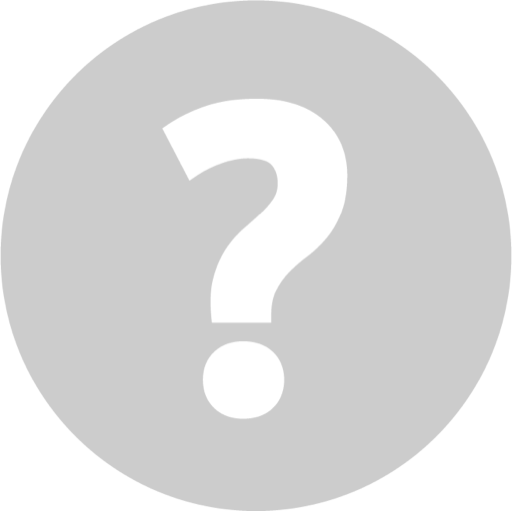
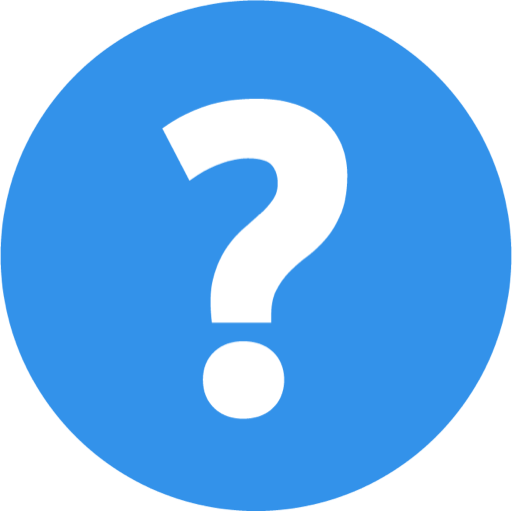
Layered file, before and after one edit (512px x 511px). Changes by layer:
added layer "Layer 0 copy" above "Layer 0" over (0, 0, 512, 511)
hid "Layer 0" over (0, 0, 512, 511)
